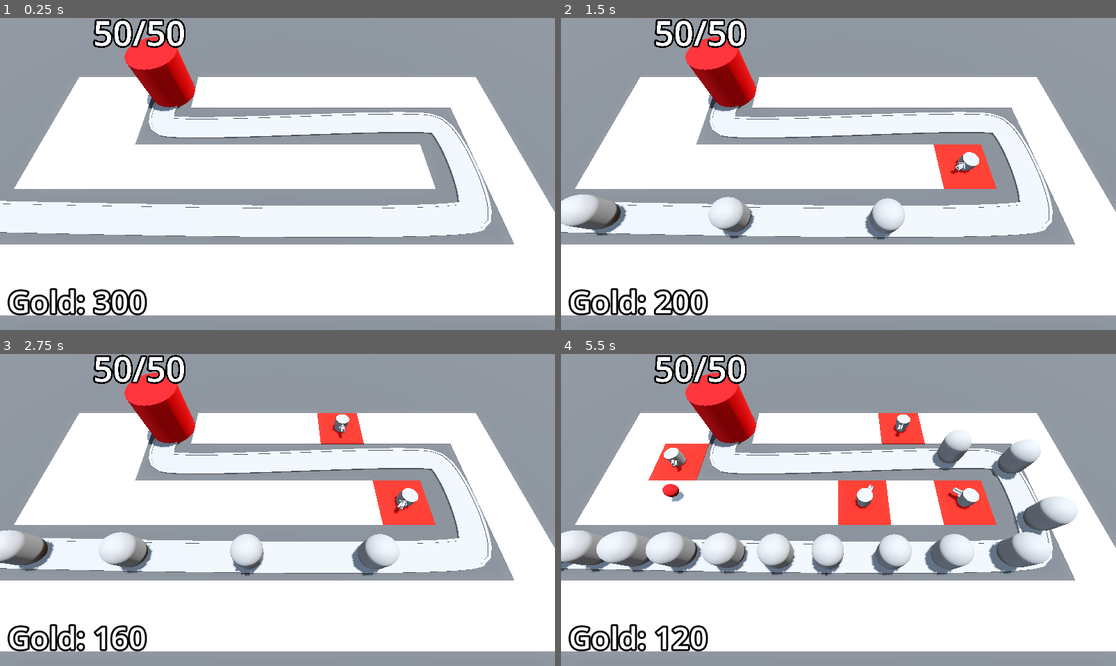
Above: before the commit, frames 1-4 (two rows, left to right).
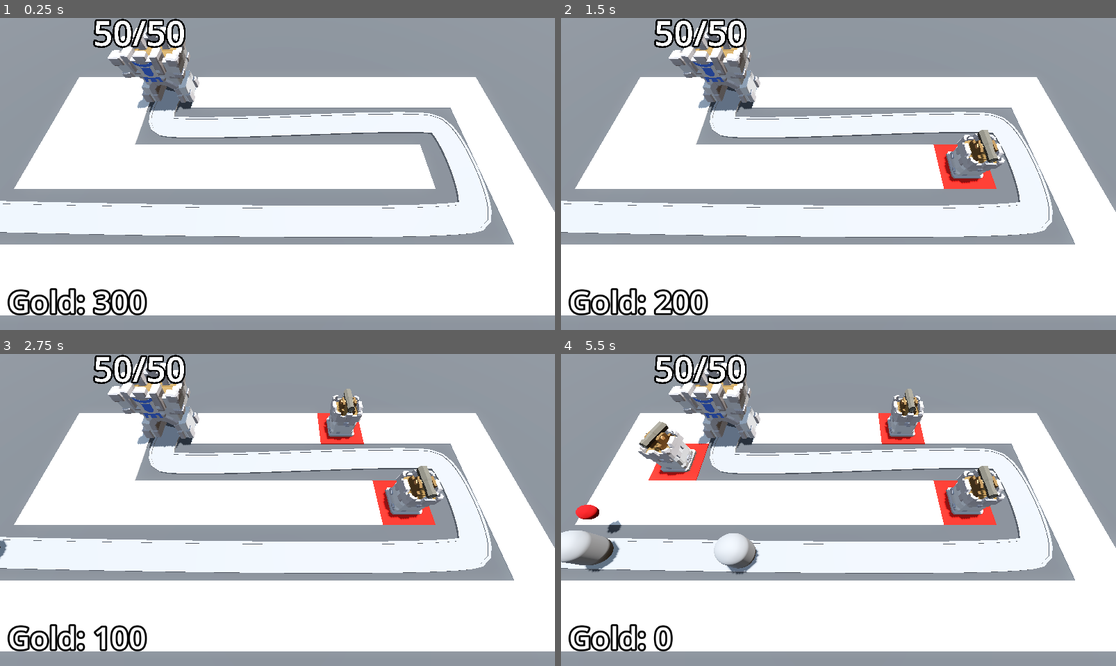
Above: after the commit, the same moments.

Repository: FabioAVSilva/Barbarian-Blaster
Game: Godot game, scene res://BaseLevel.tscn
The game is run twice, just before and just after one commit, with the same random seed, the same clock (stepped at 60 frames per second) and the same inputs.
Inputs (mouse positions are in pixels of both pictures, inside the frame that each line leads up to):
- Up to frame 1 (0.25 s): no input
- Up to frame 2 (1.5 s): tap Enter at 0.5 s; move the mouse to (960, 158) at 0.52 s; press the mouse at (960, 158) at 0.53 s; move the mouse to (727, 189) at 1.27 s; release the mouse at (727, 189) at 1.28 s; click (727, 189) at 1.35 s
- Up to frame 3 (2.75 s): move the mouse to (333, 441) at 2.02 s; press the mouse at (333, 441) at 2.03 s
- Up to frame 4 (5.5 s): move the mouse to (810, 572) at 2.77 s; release the mouse at (810, 572) at 2.78 s; click (810, 572) at 2.85 s; move the mouse to (1005, 556) at 3.52 s; press the mouse at (1005, 556) at 3.53 s; move the mouse to (672, 463) at 4.27 s; release the mouse at (672, 463) at 4.28 s; click (672, 463) at 4.35 s; move the mouse to (866, 510) at 5.02 s; press the mouse at (866, 510) at 5.03 s

The runs differ from the first frame. In frame 1, 2.4% of the frame differs, in the area x 19-36%, y 2-31%; in frame 2, 5.4%; in frame 3, 6.8%; in frame 4, 14%, in the area x 0-94%, y 2-96%.

Commit message:
Switched meshes on Base and Turret
-Switched the mesh on the Base scene for a high fidelity mesh
-Created new Cannon Turret that replicates the functionality of the base turret, but with different animations and high fidelity assets

Diff:
--- a/Base/base.gd
+++ b/Base/base.gd
@@ -17,7 +17,6 @@
 
 func _ready() -> void:
 	current_health = max_health
-	Engine.time_scale = 5
 
 func take_damage() -> void:
 	current_health -= 1
--- a/Base/base.tscn
+++ b/Base/base.tscn
@@ -1,22 +1,17 @@
 [gd_scene load_steps=3 format=3 uid="uid://stafny5k8dbo"]
 
 [ext_resource type="Script" uid="uid://c60y8iqdjyw1s" path="res://Base/base.gd" id="1_u1x2a"]
-
-[sub_resource type="StandardMaterial3D" id="StandardMaterial3D_cbgtc"]
-albedo_color = Color(0.886275, 0, 0.0196078, 1)
+[ext_resource type="PackedScene" uid="uid://cg1jjcn2sb2at" path="res://Assets/Base.glb" id="2_n5f2c"]
 
 [node name="Base" type="Node3D" groups=["base"]]
 script = ExtResource("1_u1x2a")
 
-[node name="CSGCylinder3D" type="CSGCylinder3D" parent="."]
-radius = 2.0
-height = 4.0
-sides = 32
-material = SubResource("StandardMaterial3D_cbgtc")
-
 [node name="Label3D" type="Label3D" parent="."]
-transform = Transform3D(1, 0, 0, 0, 1, 0, 0, 0, 1, 0, 3.5, 0)
+transform = Transform3D(1, 0, 0, 0, 1, 0, 0, 0, 1, 0, 5.5, 0)
 billboard = 1
+no_depth_test = true
 text = "BaseHealth"
 font_size = 500
 outline_size = 100
+
+[node name="Base" parent="." instance=ExtResource("2_n5f2c")]
--- a/BaseLevel.tscn
+++ b/BaseLevel.tscn
@@ -6,7 +6,7 @@
 [ext_resource type="PackedScene" uid="uid://stafny5k8dbo" path="res://Base/base.tscn" id="3_o2j4u"]
 [ext_resource type="Script" uid="uid://cgk7rikhngywd" path="res://enemy_path.gd" id="3_ufkdr"]
 [ext_resource type="Script" uid="uid://25dpid0jw2bk" path="res://turret_manager.gd" id="5_cwwxe"]
-[ext_resource type="PackedScene" uid="uid://edp7mwao1kjr" path="res://Turret/turret.tscn" id="6_ufkdr"]
+[ext_resource type="PackedScene" uid="uid://b025y2mlvyun" path="res://Turret/turret_cannon.tscn" id="7_now27"]
 [ext_resource type="Script" uid="uid://saiaosbrs7hv" path="res://bank.gd" id="8_tv3th"]
 [ext_resource type="PackedScene" uid="uid://dvgxc4a8124hw" path="res://DifficultyManager/difficulty_manager.tscn" id="9_xkmwr"]
 [ext_resource type="PackedScene" uid="uid://cnvymng2cmc1r" path="res://UserInterface/victory_layer.tscn" id="10_now27"]
@@ -125,12 +125,12 @@
 autostart = true
 
 [node name="Base" parent="." instance=ExtResource("3_o2j4u")]
-transform = Transform3D(1, 0, 0, 0, 1, 0, 0, 0, 1, -10, 2, -6)
+transform = Transform3D(1, 0, 0, 0, 1, 0, 0, 0, 1, -10, 0, -6)
 max_health = 50
 
 [node name="TurretManager" type="Node3D" parent="." node_paths=PackedStringArray("enemy_path")]
 script = ExtResource("5_cwwxe")
-turret = ExtResource("6_ufkdr")
+turret = ExtResource("7_now27")
 enemy_path = NodePath("../EnemyPath")
 
 [node name="Bank" type="MarginContainer" parent="." groups=["bank"]]
--- /dev/null
+++ b/Turret/turret_cannon.gd
@@ -0,0 +1,37 @@
+extends Node3D
+
+@export var projectile: PackedScene
+@export var turret_range := 10.0
+
+var enemy_path: Path3D
+var target: PathFollow3D
+
+@onready var turret_base: Node3D = $TurretBase
+@onready var turret_top: Node3D = $TurretBase/TurretTop
+@onready var cannon: Node3D = $TurretBase/TurretTop/Cannon
+@onready var animation_player: AnimationPlayer = $AnimationPlayer
+
+func _physics_process(delta: float) -> void:
+	target = find_best_target()
+	if target:
+		turret_top.look_at(target.global_position, Vector3.UP, true)
+
+func _on_timer_timeout() -> void:
+	if target:
+		var shot = projectile.instantiate()
+		add_child(shot)
+		shot.global_position = cannon.global_position
+		shot.direction = turret_top.global_transform.basis.z
+		animation_player.play("fire")
+
+func find_best_target() -> PathFollow3D:
+	var best_target = null
+	var highest_progress = 0
+	for enemy in enemy_path.get_children():
+		if enemy is PathFollow3D:
+			var distance = global_position.distance_to(enemy.global_position)
+			if enemy.progress > highest_progress && distance <= turret_range:
+				best_target = enemy
+				highest_progress = enemy.progress
+
+	return best_target
--- /dev/null
+++ b/Turret/turret_cannon.tscn
@@ -0,0 +1,63 @@
+[gd_scene load_steps=8 format=3 uid="uid://b025y2mlvyun"]
+
+[ext_resource type="PackedScene" uid="uid://b1yjekp66woyf" path="res://Assets/TurretBase.glb" id="1_dwvpv"]
+[ext_resource type="Script" uid="uid://fnb7ova26s3c" path="res://Turret/turret_cannon.gd" id="1_nmlu4"]
+[ext_resource type="PackedScene" uid="uid://drw6skywqkx5l" path="res://Turret/projectile.tscn" id="2_trybj"]
+[ext_resource type="PackedScene" uid="uid://dq35ers1ajcq3" path="res://Assets/Cannon.glb" id="3_trybj"]
+
+[sub_resource type="Animation" id="Animation_trybj"]
+length = 0.001
+tracks/0/type = "value"
+tracks/0/imported = false
+tracks/0/enabled = true
+tracks/0/path = NodePath("TurretBase/TurretTop/Cannon:position")
+tracks/0/interp = 1
+tracks/0/loop_wrap = true
+tracks/0/keys = {
+"times": PackedFloat32Array(0),
+"transitions": PackedFloat32Array(1),
+"update": 0,
+"values": [Vector3(0, 2.15, 0)]
+}
+
+[sub_resource type="Animation" id="Animation_nmlu4"]
+resource_name = "shoot"
+tracks/0/type = "value"
+tracks/0/imported = false
+tracks/0/enabled = true
+tracks/0/path = NodePath("TurretBase/TurretTop/Cannon:position")
+tracks/0/interp = 1
+tracks/0/loop_wrap = true
+tracks/0/keys = {
+"times": PackedFloat32Array(0.1, 0.3),
+"transitions": PackedFloat32Array(1, 1),
+"update": 0,
+"values": [Vector3(0, 2.15, -0.35), Vector3(0, 2.15, 0)]
+}
+
+[sub_resource type="AnimationLibrary" id="AnimationLibrary_b8uj1"]
+_data = {
+&"RESET": SubResource("Animation_trybj"),
+&"fire": SubResource("Animation_nmlu4")
+}
+
+[node name="turret_cannon" type="Node3D"]
+script = ExtResource("1_nmlu4")
+projectile = ExtResource("2_trybj")
+
+[node name="TurretBase" parent="." instance=ExtResource("1_dwvpv")]
+
+[node name="TurretTop" type="Node3D" parent="TurretBase"]
+
+[node name="Cannon" parent="TurretBase/TurretTop" instance=ExtResource("3_trybj")]
+transform = Transform3D(1, 0, 0, 0, 1, 0, 0, 0, 1, 0, 2.15, 0)
+
+[node name="AnimationPlayer" type="AnimationPlayer" parent="."]
+libraries = {
+&"": SubResource("AnimationLibrary_b8uj1")
+}
+
+[node name="Timer" type="Timer" parent="."]
+autostart = true
+
+[connection signal="timeout" from="Timer" to="." method="_on_timer_timeout"]
Binary file added: Assets/Base.glb
Not shown, added: Assets/Base.glb.import
Binary file added: Assets/Base_Castle-metallic.png-Castle-roughness.png
Not shown, added: Assets/Base_Castle-metallic.png-Castle-roughness.png.import
Binary file added: Assets/Base_castle-colour-palette.png
Not shown, added: Assets/Base_castle-colour-palette.png.import
Binary file added: Assets/Cannon.glb
Not shown, added: Assets/Cannon.glb.import
Binary file added: Assets/Cannon_Castle-metallic.png-Castle-roughness.png
Not shown, added: Assets/Cannon_Castle-metallic.png-Castle-roughness.png.import
Binary file added: Assets/Cannon_castle-colour-palette.png
Not shown, added: Assets/Cannon_castle-colour-palette.png.import
(and 19 more such lines)
